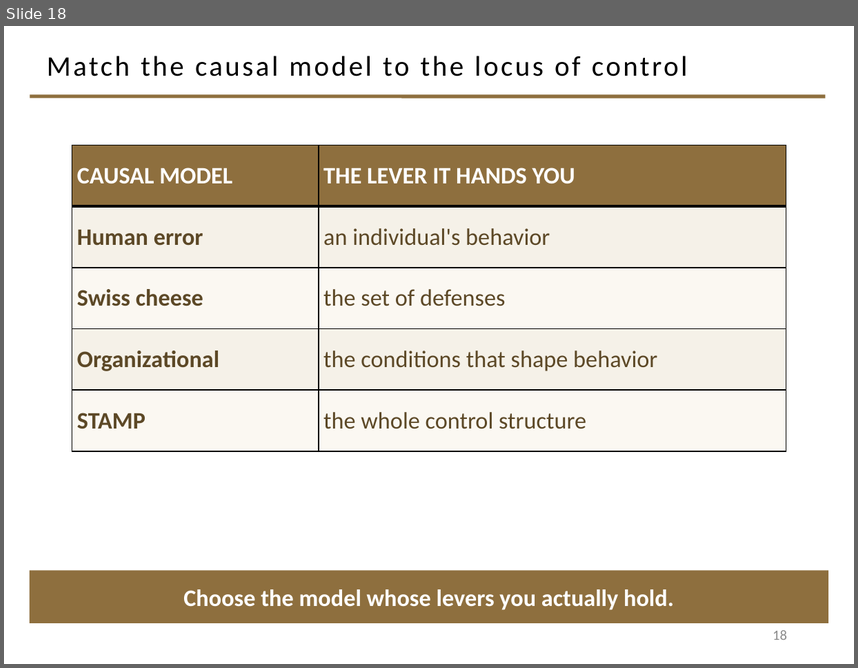
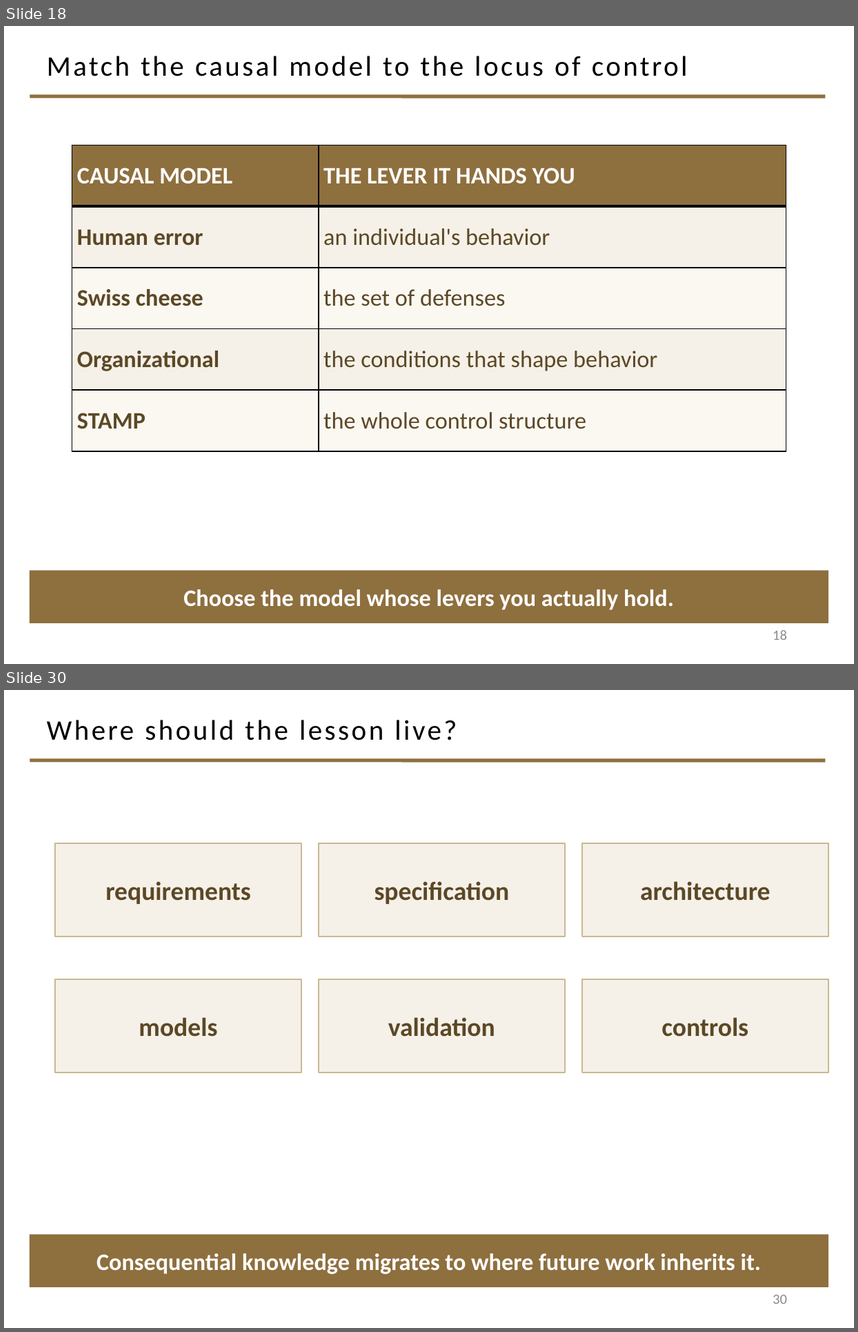
Before and after one commit to davisjam/model-based-agentic-software-engineering, a slide deck: course/lectures/act-2-delegation-and-control/04-failure-aware-engineering/2-4-Failure-Aware-Engineering.pptx. Shown one above the other, each under a label of ours: slide 18 before the commit, slides 18 and 30 after it; the slides between them are not shown. The pictures are 858x668 and 858x1332 pixels, drawn with LibreOffice and Linux fonts; fonts in the diff are those of the drawing; background and template pictures are left out. Boxes give left, top, right and bottom in pixels: in the first picture for what was removed or moved away, otherwise in the second. Text is boxed around its words. In the diff, an @@ line names an element or a change of style, - is before the commit and + after.

Commit message:
deck 2-4: movement 3 — diagnose the failure + convert to engineering knowledge (slides 19-30)

```diff
--- a/course/lectures/act-2-delegation-and-control/04-failure-aware-engineering/2-4-Failure-Aware-Engineering.pptx
+++ b/course/lectures/act-2-delegation-and-control/04-failure-aware-engineering/2-4-Failure-Aware-Engineering.pptx
@@ slide 30 added at <box>4,690,854,1328</box>, background #FFFFFF; not listed: 1 template element that a slide beside it also shows @@
@@ title added at <box>47,720,457,740</box>, 24 pt, text #000000 @@
+Where should the lesson live?
@@ rectangle added at <box>55,843,301,936</box>, fill #F5F1E8, outline #C9B991 1 pt, 22 pt, text #5C4826, bold @@
+requirements
@@ rectangle added at <box>319,843,565,936</box>, fill #F5F1E8, outline #C9B991 1 pt, 22 pt, text #5C4826, bold @@
+specification
@@ rectangle added at <box>582,843,829,936</box>, fill #F5F1E8, outline #C9B991 1 pt, 22 pt, text #5C4826, bold @@
+architecture
@@ rectangle added at <box>55,979,301,1072</box>, fill #F5F1E8, outline #C9B991 1 pt, 22 pt, text #5C4826, bold @@
+models
@@ rectangle added at <box>319,979,565,1072</box>, fill #F5F1E8, outline #C9B991 1 pt, 22 pt, text #5C4826, bold @@
+validation
@@ rectangle added at <box>582,979,829,1072</box>, fill #F5F1E8, outline #C9B991 1 pt, 22 pt, text #5C4826, bold @@
+controls
@@ rectangle added at <box>30,1234,829,1287</box>, fill #8E6F3E, 20 pt, text #FFFFFF, bold @@
+Consequential knowledge migrates to where future work inherits it.
@@ page number added at <box>773,1294,787,1303</box>, 12 pt, text #8C8C8C @@
+30
```
Also in this commit, not shown: 11 other slides added.
